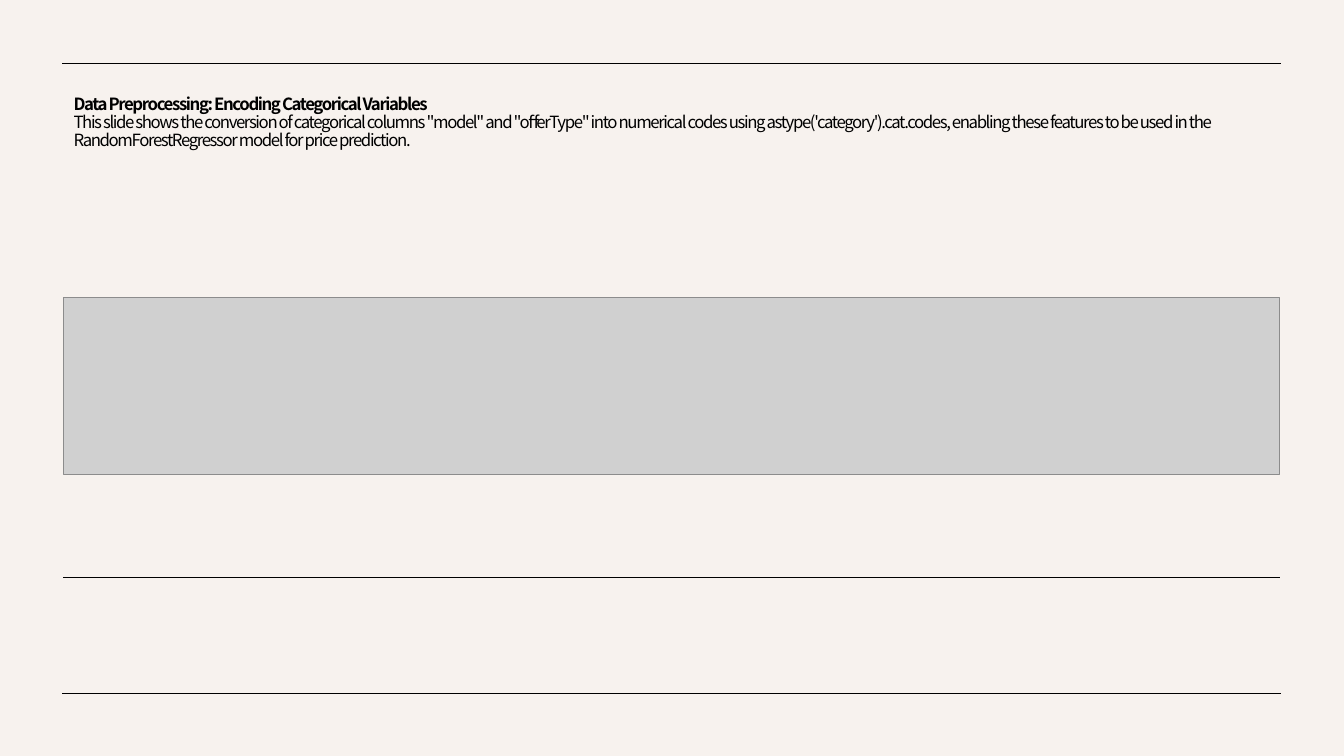
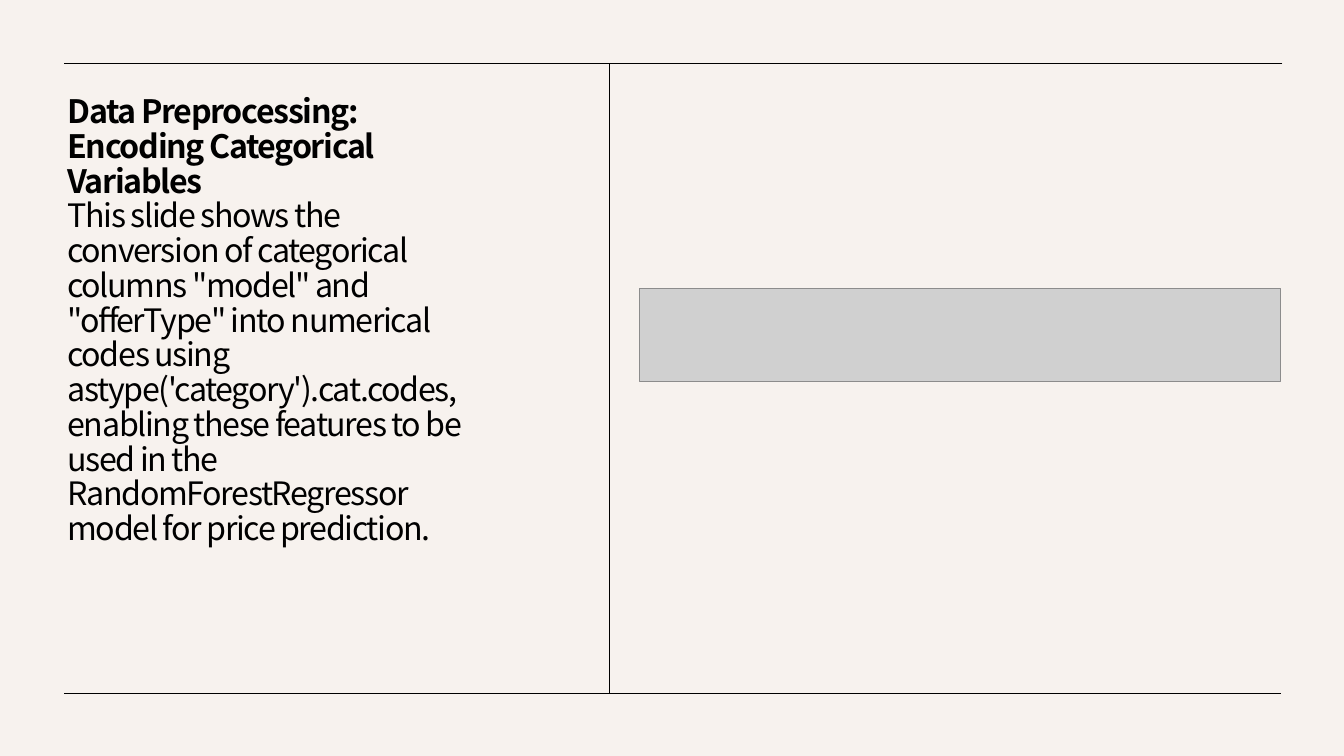
Before and after one commit to AbdallhOmran/Used-car-prices, a slide deck: slide 12 of Cars price.pptx. Drawn at 1344x756 pixels with LibreOffice and Linux fonts; fonts in the diff are those of the drawing; grey boxes stand for pictures. Boxes give left, top, right and bottom in pixels: in the first picture for what was removed or moved away, otherwise in the second. Text is boxed around its words. In the diff, an @@ line names an element or a change of style, - is before the commit and + after.

```diff
--- a/Cars price.pptx
+++ b/Cars price.pptx
@@ line added from (609, 64) to (609, 694), #000000 0.5 pt @@
@@ title "Data Preprocessing: Encoding Categorical Variables ..." at (68, 97, 462, 548): size 12 to 23 pt @@
@@ picture: place and size @@
-picture at (64, 298, 1279, 475)
+picture at (639, 288, 1280, 381)
@@ line removed from (1279, 578) to (64, 578) @@
```
Also in this commit, not shown: 1 other slide changed, 1 other file.
